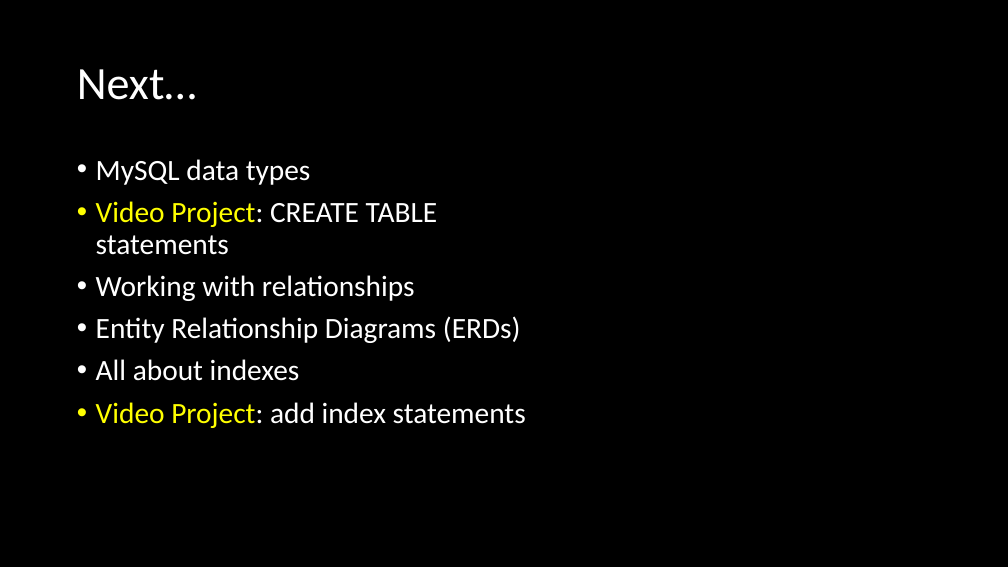
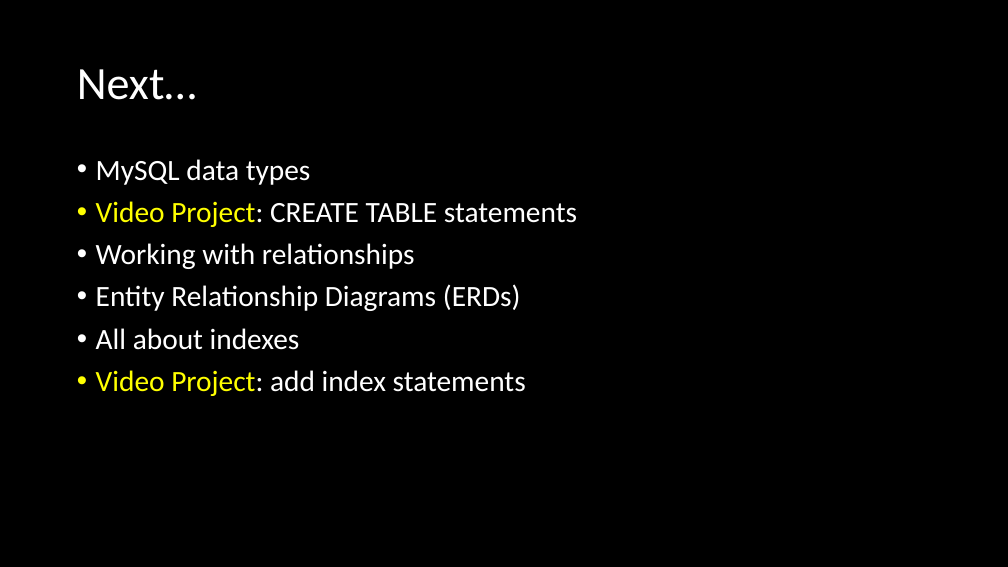
Before and after one commit to ckiefriter1/PT-BESD, a slide deck: slide 6 of Week7/W1.01. Course Introduction.pptx. Drawn at 1008x567 pixels with LibreOffice and Linux fonts; fonts in the diff are those of the drawing. Boxes give left, top, right and bottom in pixels: in the first picture for what was removed or moved away, otherwise in the second. Text is boxed around its words. In the diff, an @@ line names an element or a change of style, - is before the commit and + after.

```diff
--- a/Week7/W1.01. Course Introduction.pptx
+++ b/Week7/W1.01. Course Introduction.pptx
@@ text "MySQL data types" rewrapped from [96,159,526,428] to [96,159,577,396] @@
```
Also in this commit, not shown: 5 other files.
